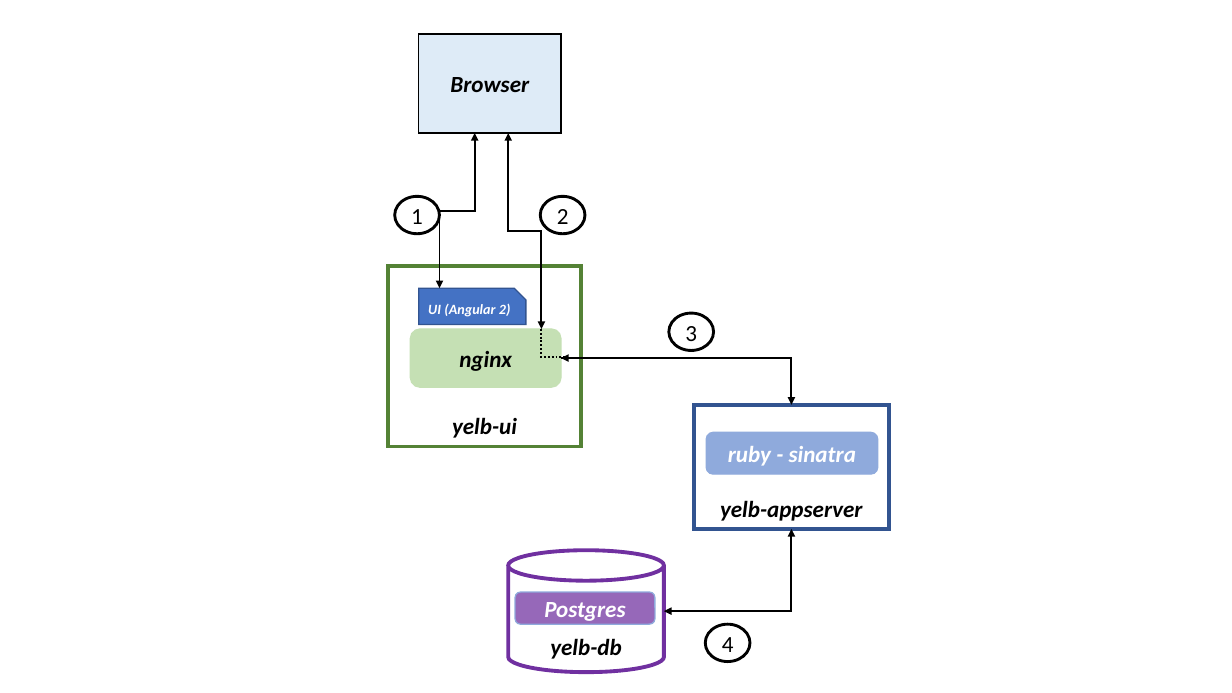
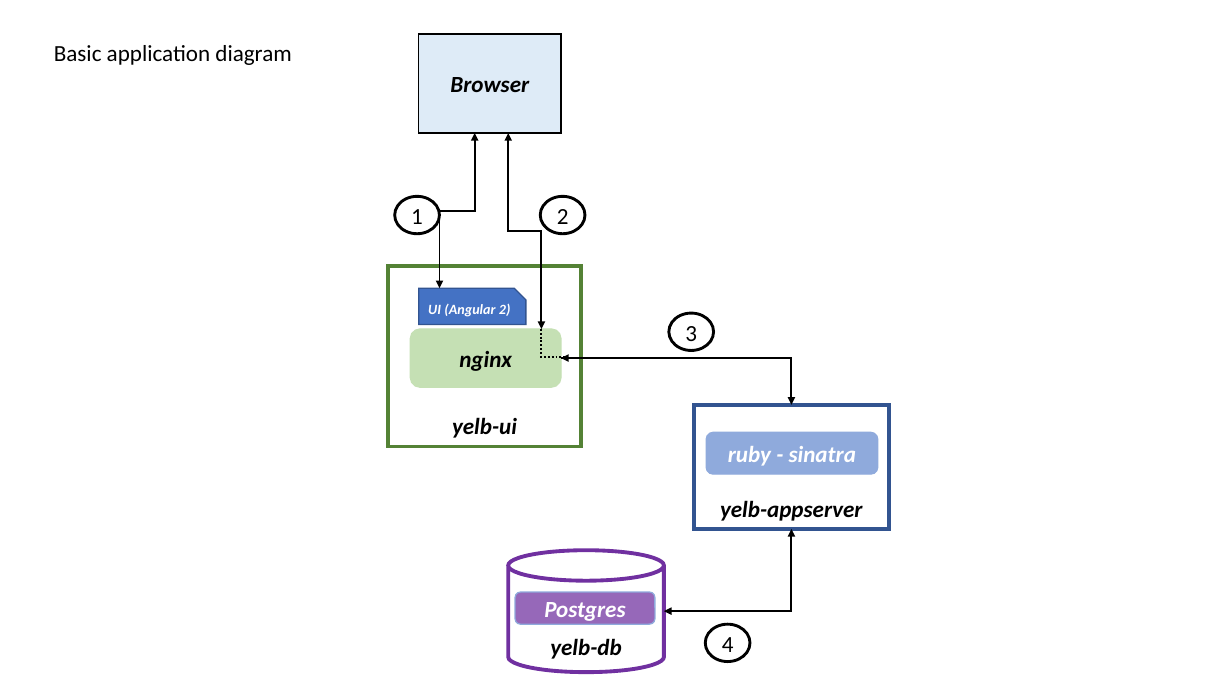
Before and after one commit to liaz-stratoscale/yelb, a slide deck: slide 1 of yelb-architecture.pptx. Drawn at 1232x693 pixels with LibreOffice and Linux fonts; fonts in the diff are those of the drawing. Boxes give left, top, right and bottom in pixels: in the first picture for what was removed or moved away, otherwise in the second. Text is boxed around its words. In the diff, an @@ line names an element or a change of style, - is before the commit and + after.

```diff
--- a/yelb-architecture.pptx
+++ b/yelb-architecture.pptx
@@ text added at [54,45,291,65], 18 pt, text #000000 @@
+Basic application diagram
```
Also in this commit, not shown: 1 slide added, 6 other files.
